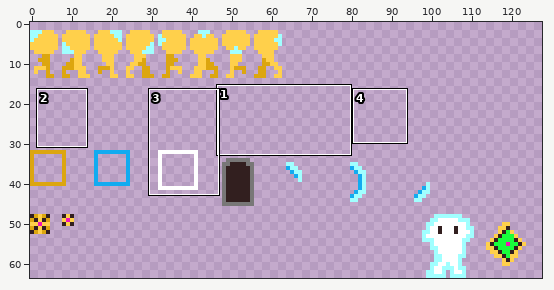
Sprite sheet -- assets/sprites/demo-sprites.png. Above, an overview of the earlier version with the close-up marked.
Close-up. Before:
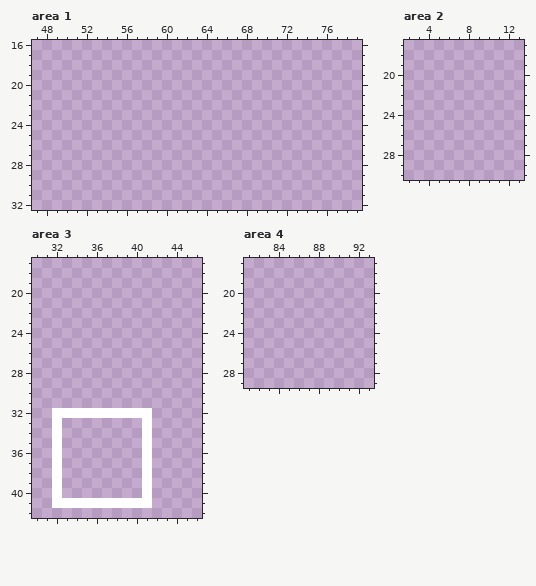
The file is 128x64 pixels. Shown: area 1: x 47..79, y 16..32; area 2: x 2..13, y 17..30; area 3: x 30..46, y 17..42; area 4: x 81..93, y 17..29. The commit also changed other parts of the picture, which this record leaves out.
The result:
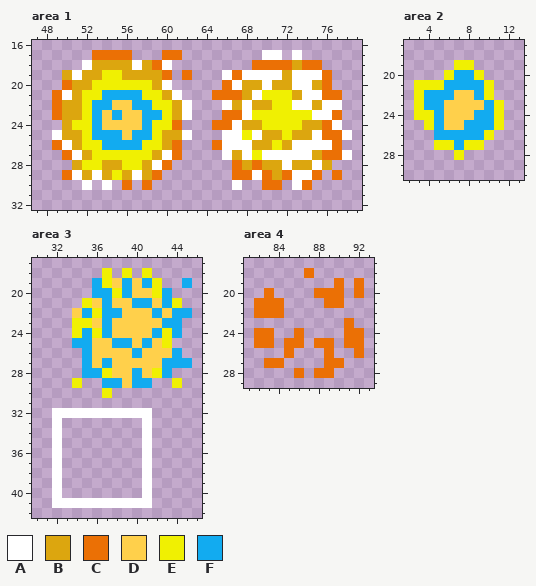
Palette (. is transparent): A #ffffff  B #dca60f  C #eb7005  D #ffd04b  E #f0f002  F #12abf0
Diff:
--- area 1
@@ x 47..79 @@
 16 .................................
-17 .................................
-18 .................................
-19 .................................
-20 .................................
-21 .................................
-22 .................................
-23 .................................
-24 .................................
-25 .................................
-26 .................................
-27 .................................
-28 .................................
-29 .................................
-30 .................................
+17 ......CCCC...CC........AA.A......
+18 .....ABBBBABCA........CCCCBCC....
+19 ...BABBEEBBBBC.C...ACAAAABAAAC...
+20 ...CBBEEEEEEBA.....CABBABBAABC...
+21 ..CABEEFFFFEEBA...CCCBAEEEBAACC..
+22 ..CBBEFFDDFFEEBA...ABABBEEAABAA..
+23 ..CBBEFDFDDFFEBA...CCAEEEEEEAAC..
+24 ...BEEFDDDDFEEC...CCABBEEEEBBCA..
+25 ..ABBEFFFDFFEBBA...AAEABBEBBACCA.
+26 ..CABEEFFFFEEBC...CAAABBEBAAAAC..
+27 ...CABEEEEEEBAC....ABAEAAAAABCCA.
+28 ....BEEBBEEBAC......CBCBBABBAB...
+29 ...CABABEBABC.......CCACBCAAC.C..
+30 .....A.A.C.C........A..CC.AC.....
 31 .................................
--- area 2
@@ x 2..13 @@
 18 ............
-19 ............
-20 ............
-21 ............
-22 ............
-23 ............
-24 ............
-25 ............
-26 ............
-27 ............
-28 ............
+19 .....EE.....
+20 ....EFFE....
+21 .EEEFFFFE...
+22 .EFFFDDFE...
+23 .EFFDDDDFE..
+24 .EEFDDDFFE..
+25 ..EFDDFFFE..
+26 ...FFFFFE...
+27 ...EEFEE....
+28 .....E......
 29 ............
--- area 3
@@ x 30..46 @@
 17 .................
-18 .................
-19 .................
-20 .................
-21 .................
-22 .................
-23 .................
-24 .................
-25 .................
-26 .................
-27 .................
-28 .................
-29 .................
-30 .................
+18 .......E.E.E.....
+19 ......FEDFDFE..F.
+20 ......FFEFDDEF...
+21 .....EDFDDFFDFE..
+22 ....DFEFFDDDFDFF.
+23 ....EEDFDDDDDFF..
+24 ....EFEFDDDDFEF..
+25 ....FFDDFFDFDE...
+26 .....FDDDDFDDDF..
+27 .....FDFDDDDDFFF.
+28 .....FFEDDFDEF...
+29 ....E..FFDFF..E..
+30 .......E.........
 31 .................
--- area 4
@@ x 81..93 @@
 17 .............
-18 .............
-19 .............
-20 .............
-21 .............
-22 .............
-23 .............
-24 .............
-25 .............
-26 .............
-27 .............
-28 .............
+18 ......C......
+19 .........C.C.
+20 ..C....CCC.C.
+21 .CCC....CC...
+22 .CCC.........
+23 ..........C..
+24 .CC..C....CC.
+25 .CC.CC.CC.CC.
+26 ....C...C..C.
+27 ..CC....CC...
+28 .....C.CC....
 29 .............
Boxes around the changes in both close-ups, in picture pixels (x1, y1, x2, y2):
added: (52, 50, 352, 190)
added: (414, 60, 504, 160)
added: (72, 268, 192, 398)
added: (254, 268, 364, 378)
